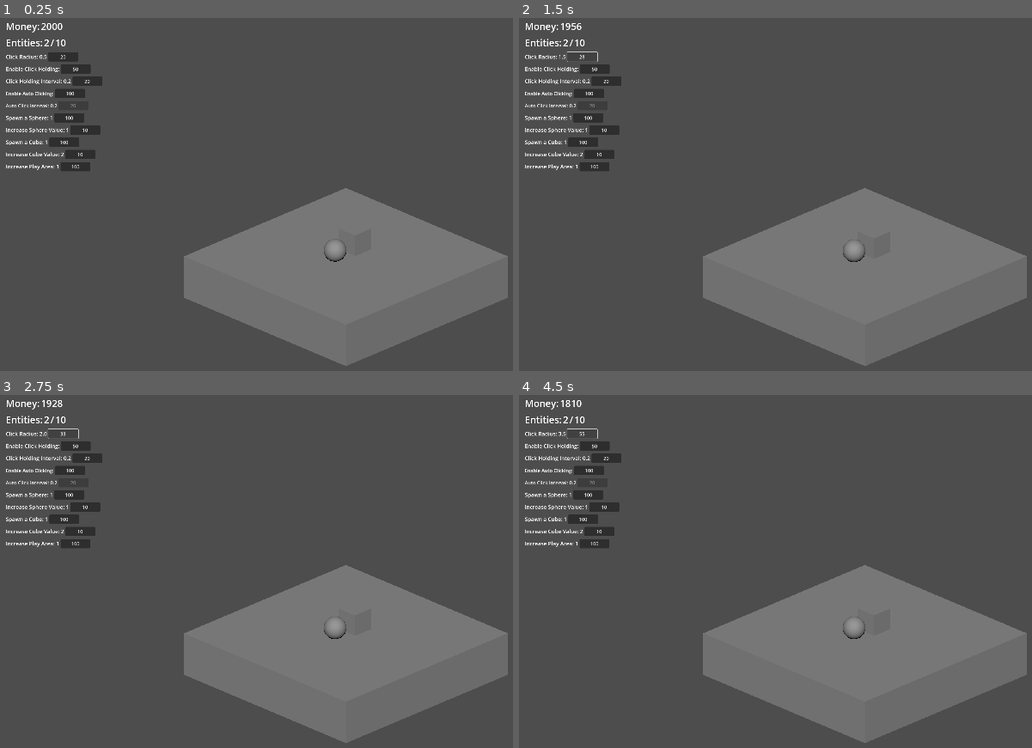
Above: before the commit, frames 1-4 (two rows, left to right).
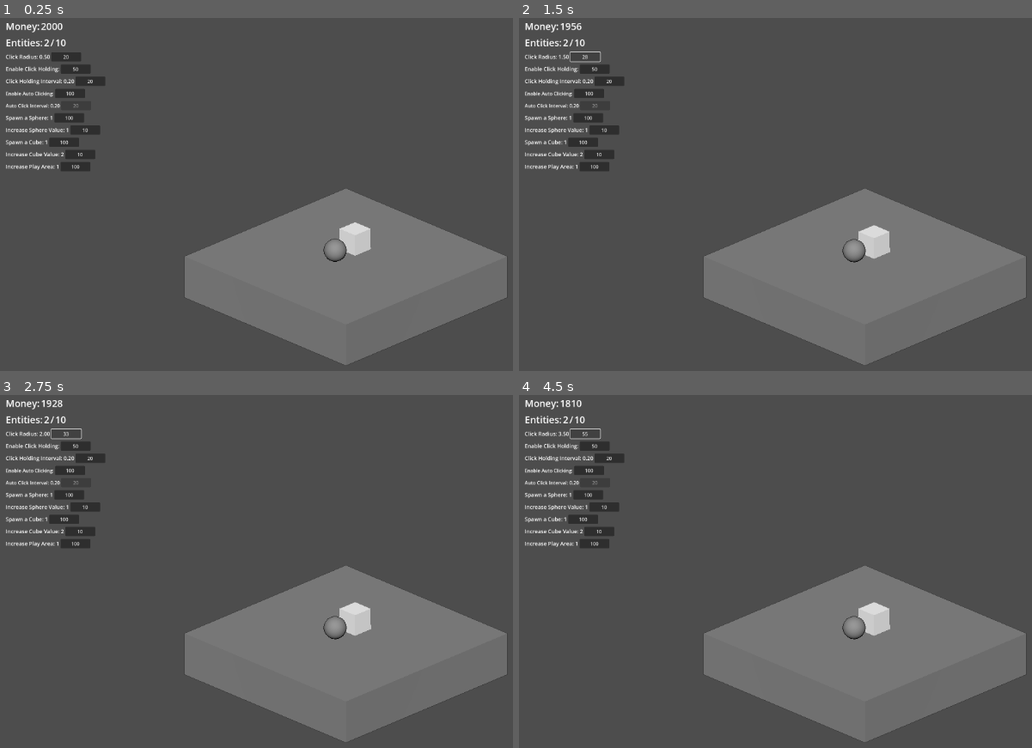
Above: after the commit, the same moments.

Repository: GabrielCirciu/pet-everything
Game: Godot game, scene res://MainScreen.tscn
Two runs of this game, one before a commit and one after it. Both use one fixed random seed, a clock stepped at 60 frames per second and the inputs below.
Inputs:
- Up to frame 1 (0.25 s): no input
- Up to frame 2 (1.5 s): click "20" at 0.5 s; click "24" at 1.25 s
- Up to frame 3 (2.75 s): click "28" at 2 s
- Up to frame 4 (4.5 s): click "33" at 2.75 s; click "39" at 3.5 s; click "46" at 4.25 s

The runs differ from the first frame. In frame 1, 1.5% of the frame differs, in the area x 1-99%, y 1-99%; in frame 2, 1.5%; in frame 3, 1.5%; in frame 4, 1.5%.

Commit message:
Pixel shader and line detection

Diff:
--- a/MainScreen.tscn
+++ b/MainScreen.tscn
@@ -1,11 +1,25 @@
-[gd_scene load_steps=10 format=3 uid="uid://bh7vlix0x2cxc"]
+[gd_scene load_steps=13 format=3 uid="uid://bh7vlix0x2cxc"]
 
 [ext_resource type="Script" uid="uid://ke11qpxkuxhb" path="res://scripts/game_manager.gd" id="1_2u4vx"]
+[ext_resource type="Shader" uid="uid://c81dduwigv7us" path="res://shaders/edge_detection.gdshader" id="1_b26h7"]
 [ext_resource type="Script" uid="uid://cbwem7ro7q515" path="res://scripts/click_manager.gd" id="3_click_manager"]
 [ext_resource type="PackedScene" uid="uid://w6tsy7wijstg" path="res://scenes/clickable_cube.tscn" id="4_7pmop"]
 [ext_resource type="PackedScene" uid="uid://dq0qrrxsaxj6j" path="res://scenes/clickable_sphere.tscn" id="4_453mu"]
 [ext_resource type="Script" uid="uid://banudf2ijx7mn" path="res://scripts/ui_manager.gd" id="4_ui_manager"]
 
+[sub_resource type="QuadMesh" id="QuadMesh_7pmop"]
+flip_faces = true
+size = Vector2(2, 2)
+
+[sub_resource type="ShaderMaterial" id="ShaderMaterial_a8wb5"]
+render_priority = 0
+shader = ExtResource("1_b26h7")
+shader_parameter/lightIntensity = 0.1
+shader_parameter/lineAlpha = 1.0
+shader_parameter/useLighting = true
+shader_parameter/lineHighlight = 0.5
+shader_parameter/lineShadow = 1.0
+
 [sub_resource type="BoxShape3D" id="BoxShape3D_ih8ls"]
 size = Vector3(10, 0.001, 10)
 
@@ -19,8 +33,79 @@
 [sub_resource type="BoxShape3D" id="BoxShape3D_453mu"]
 size = Vector3(10, 10, 0.001)
 
-[node name="GameManager" type="Node3D"]
-script = ExtResource("1_2u4vx")
+[node name="MainScreen" type="Node3D"]
+
+[node name="SubViewportContainer" type="SubViewportContainer" parent="."]
+texture_filter = 1
+anchors_preset = 15
+anchor_right = 1.0
+anchor_bottom = 1.0
+grow_horizontal = 2
+grow_vertical = 2
+stretch = true
+
+[node name="SubViewport" type="SubViewport" parent="SubViewportContainer"]
+handle_input_locally = false
+size = Vector2i(1152, 648)
+render_target_update_mode = 4
+
+[node name="Camera" type="Camera3D" parent="SubViewportContainer/SubViewport"]
+unique_name_in_owner = true
+transform = Transform3D(0.707107, 0.298836, -0.640857, 0, 0.906308, 0.422618, 0.707107, -0.298836, 0.640857, -23.5915, 18.0606, 23.27)
+keep_aspect = 0
+projection = 1
+current = true
+size = 30.0
+
+[node name="MeshInstance3D" type="MeshInstance3D" parent="SubViewportContainer/SubViewport/Camera"]
+extra_cull_margin = 16384.0
+mesh = SubResource("QuadMesh_7pmop")
+surface_material_override/0 = SubResource("ShaderMaterial_a8wb5")
+
+[node name="Entities" type="Node3D" parent="SubViewportContainer/SubViewport"]
+unique_name_in_owner = true
+
+[node name="Cube" parent="SubViewportContainer/SubViewport/Entities" instance=ExtResource("4_7pmop")]
+transform = Transform3D(1, 0, 0, 0, 1, 0, 0, 0, 1, 0.597447, 0.9178, -0.0304158)
+
+[node name="Sphere" parent="SubViewportContainer/SubViewport/Entities" instance=ExtResource("4_453mu")]
+transform = Transform3D(1, 0, 0, 0, 1, 0, 0, 0, 1, -0.669778, 0.798294, 0)
+
+[node name="Environment" type="Node3D" parent="SubViewportContainer/SubViewport"]
+unique_name_in_owner = true
+
+[node name="Floor" type="StaticBody3D" parent="SubViewportContainer/SubViewport/Environment"]
+collision_mask = 0
+
+[node name="CollisionShape3D" type="CollisionShape3D" parent="SubViewportContainer/SubViewport/Environment/Floor"]
+shape = SubResource("BoxShape3D_ih8ls")
+
+[node name="MeshInstance3D" type="MeshInstance3D" parent="SubViewportContainer/SubViewport/Environment/Floor"]
+transform = Transform3D(1, 0, 0, 0, 1, 0, 0, 0, 1, 0, -1, 0)
+mesh = SubResource("BoxMesh_453mu")
+
+[node name="Walls-Invisible" type="StaticBody3D" parent="SubViewportContainer/SubViewport/Environment"]
+collision_layer = 4
+collision_mask = 0
+
+[node name="Right" type="CollisionShape3D" parent="SubViewportContainer/SubViewport/Environment/Walls-Invisible"]
+transform = Transform3D(1, 0, 0, 0, 1, 0, 0, 0, 1, 5, 5, 0)
+shape = SubResource("BoxShape3D_i8u74")
+
+[node name="Left" type="CollisionShape3D" parent="SubViewportContainer/SubViewport/Environment/Walls-Invisible"]
+transform = Transform3D(1, 0, 0, 0, 1, 0, 0, 0, 1, -5, 5, 0)
+shape = SubResource("BoxShape3D_i8u74")
+
+[node name="Back" type="CollisionShape3D" parent="SubViewportContainer/SubViewport/Environment/Walls-Invisible"]
+transform = Transform3D(1, 0, 0, 0, 1, 0, 0, 0, 1, 0, 5, -5)
+shape = SubResource("BoxShape3D_453mu")
+
+[node name="Front" type="CollisionShape3D" parent="SubViewportContainer/SubViewport/Environment/Walls-Invisible"]
+transform = Transform3D(1, 0, 0, 0, 1, 0, 0, 0, 1, 0, 5, 5)
+shape = SubResource("BoxShape3D_453mu")
+
+[node name="DirectionalLight3D" type="DirectionalLight3D" parent="SubViewportContainer/SubViewport"]
+transform = Transform3D(0.671721, 0.47618, -0.567489, 0, 0.766044, 0.642788, 0.740805, -0.431774, 0.514568, 0, 5, 0)
 
 [node name="UIManager" type="Control" parent="."]
 unique_name_in_owner = true
@@ -267,61 +352,13 @@
 layout_mode = 2
 text = "N/A"
 
-[node name="ClickManager" type="Node3D" parent="."]
+[node name="GameManager" type="Node" parent="."]
+unique_name_in_owner = true
+script = ExtResource("1_2u4vx")
+
+[node name="ClickManager" type="Node" parent="."]
 unique_name_in_owner = true
 script = ExtResource("3_click_manager")
-
-[node name="Camera" type="Camera3D" parent="."]
-unique_name_in_owner = true
-transform = Transform3D(0.707107, 0.298836, -0.640856, 0, 0.906308, 0.422618, 0.707107, -0.298836, 0.640856, -23.5915, 18.0606, 23.27)
-keep_aspect = 0
-projection = 1
-size = 30.0
-
-[node name="DirectionalLight3D" type="DirectionalLight3D" parent="."]
-transform = Transform3D(0.671721, 0.47618, -0.567489, 0, 0.766044, 0.642788, 0.740805, -0.431774, 0.514568, 0, 5, 0)
-
-[node name="Entities" type="Node3D" parent="."]
-unique_name_in_owner = true
-
-[node name="Cube" parent="Entities" instance=ExtResource("4_7pmop")]
-transform = Transform3D(1, 0, 0, 0, 1, 0, 0, 0, 1, 0.597447, 0.9178, -0.0304158)
-
-[node name="Sphere" parent="Entities" instance=ExtResource("4_453mu")]
-transform = Transform3D(1, 0, 0, 0, 1, 0, 0, 0, 1, -0.669778, 0.798294, 0)
-
-[node name="Environment" type="Node3D" parent="."]
-unique_name_in_owner = true
-
-[node name="Floor" type="StaticBody3D" parent="Environment"]
-collision_mask = 0
-
-[node name="CollisionShape3D" type="CollisionShape3D" parent="Environment/Floor"]
-shape = SubResource("BoxShape3D_ih8ls")
-
-[node name="MeshInstance3D" type="MeshInstance3D" parent="Environment/Floor"]
-transform = Transform3D(1, 0, 0, 0, 1, 0, 0, 0, 1, 0, -1, 0)
-mesh = SubResource("BoxMesh_453mu")
-
-[node name="Walls-Invisible" type="StaticBody3D" parent="Environment"]
-collision_layer = 4
-collision_mask = 0
-
-[node name="Right" type="CollisionShape3D" parent="Environment/Walls-Invisible"]
-transform = Transform3D(1, 0, 0, 0, 1, 0, 0, 0, 1, 5, 5, 0)
-shape = SubResource("BoxShape3D_i8u74")
-
-[node name="Left" type="CollisionShape3D" parent="Environment/Walls-Invisible"]
-transform = Transform3D(1, 0, 0, 0, 1, 0, 0, 0, 1, -5, 5, 0)
-shape = SubResource("BoxShape3D_i8u74")
-
-[node name="Back" type="CollisionShape3D" parent="Environment/Walls-Invisible"]
-transform = Transform3D(1, 0, 0, 0, 1, 0, 0, 0, 1, 0, 5, -5)
-shape = SubResource("BoxShape3D_453mu")
-
-[node name="Front" type="CollisionShape3D" parent="Environment/Walls-Invisible"]
-transform = Transform3D(1, 0, 0, 0, 1, 0, 0, 0, 1, 0, 5, 5)
-shape = SubResource("BoxShape3D_453mu")
 
 [connection signal="pressed" from="UIManager/HorizontalSplit/ClickRadius/ClickRadiusButton" to="UIManager" method="_on_click_radius_button_pressed"]
 [connection signal="pressed" from="UIManager/HorizontalSplit/ClickHoldEnable/ClickHoldEnableButton" to="UIManager" method="_on_click_hold_enable_button_pressed"]
--- a/scenes/clickable_cube.tscn
+++ b/scenes/clickable_cube.tscn
@@ -1,8 +1,11 @@
-[gd_scene load_steps=3 format=3 uid="uid://w6tsy7wijstg"]
+[gd_scene load_steps=4 format=3 uid="uid://w6tsy7wijstg"]
 
 [sub_resource type="BoxShape3D" id="BoxShape3D_myowh"]
 
+[sub_resource type="StandardMaterial3D" id="StandardMaterial3D_myowh"]
+
 [sub_resource type="BoxMesh" id="BoxMesh_83nug"]
+material = SubResource("StandardMaterial3D_myowh")
 
 [node name="Cube" type="RigidBody3D" groups=["cube", "spawned_entities"]]
 collision_layer = 2
--- a/scripts/click_manager.gd
+++ b/scripts/click_manager.gd
@@ -1,4 +1,4 @@
-extends Node3D
+extends Node
 
 # References
 var camera
--- a/scripts/game_manager.gd
+++ b/scripts/game_manager.gd
@@ -7,7 +7,7 @@
 - Managing the game loop (i.e. A Pause Menu, starting, pausing, saving, loading, etc., not implemented yet)
 """
 
-extends Node3D
+extends Node
 
 var entities
 var environment
--- a/scripts/ui_manager.gd
+++ b/scripts/ui_manager.gd
@@ -1,87 +1,87 @@
 extends Control
 
 # References to other parts of the game
-var game_manager
-var click_manager
+var game_manager: Node
+var click_manager: Node
 
 # Stats
-var money_label
-var entity_count_label
-var entity_limit_label
-var entity_limit_increase = 2
-var money = 2000
+var money_label: Label
+var entity_count_label: Label
+var entity_limit_label: Label
+var entity_limit_increase: int = 2
+var money: int = 2000
 
 # Upgrades
 
 # Clicking
-var click_radius_label
-var click_radius_button
-var click_radius_increase = 0.5
-var click_radius_cost = 20
-var click_radius_cost_multiplier = 1.2
+var click_radius_label: Label
+var click_radius_button: Button
+var click_radius_increase: float = 0.5
+var click_radius_cost: int = 20
+var click_radius_cost_multiplier: float = 1.2
 
 # Holding
-var click_hold_enable_button
-var click_hold_enable_button_disabled = false
-var click_hold_enable_cost = 50
-var click_hold_interval_label
-var click_hold_interval_button
-var click_hold_interval_button_disabled = false
-var click_hold_interval_increase = 0.95
-var click_hold_interval_cost = 20
-var click_hold_interval_cost_multiplier = 1.2
+var click_hold_enable_button: Button
+var click_hold_enable_button_disabled: bool = false
+var click_hold_enable_cost: int = 50
+var click_hold_interval_label: Label
+var click_hold_interval_button: Button
+var click_hold_interval_button_disabled: bool = false
+var click_hold_interval_increase: float = 0.95
+var click_hold_interval_cost: int = 20
+var click_hold_interval_cost_multiplier: float = 1.2
 
 # Auto Clicking
-var auto_click_enable_button
-var auto_click_interval_label
-var auto_click_interval_button
-var auto_click_enable_button_disabled = false
-var auto_click_enable_cost = 100
-var auto_click_interval_button_disabled = true
-var auto_click_interval_increase = 0.95
-var auto_click_interval_cost = 20
-var auto_click_interval_cost_multiplier = 1.2
+var auto_click_enable_button: Button
+var auto_click_interval_label: Label
+var auto_click_interval_button: Button
+var auto_click_enable_button_disabled: bool = false
+var auto_click_enable_cost: int = 100
+var auto_click_interval_button_disabled: bool = true
+var auto_click_interval_increase: float = 0.95
+var auto_click_interval_cost: int = 20
+var auto_click_interval_cost_multiplier: float = 1.2
 
 # Spheres
-var spawn_sphere_label
-var spawn_sphere_button
-var increase_sphere_reward_label
-var increase_sphere_reward_button
-var sphere_count = 1
-var spawn_sphere_cost = 100
-var spawn_sphere_cost_multiplier = 1.2
-var sphere_reward = 1
-var sphere_reward_increase = 1
-var sphere_reward_increase_cost = 10
-var sphere_reward_increase_cost_multiplier = 1.2
+var spawn_sphere_label: Label
+var spawn_sphere_button: Button
+var increase_sphere_reward_label: Label
+var increase_sphere_reward_button: Button
+var sphere_count: int = 1
+var spawn_sphere_cost: int = 100
+var spawn_sphere_cost_multiplier: float = 1.2
+var sphere_reward: int = 1
+var sphere_reward_increase: int = 1
+var sphere_reward_increase_cost: int = 10
+var sphere_reward_increase_cost_multiplier: float = 1.2
 
 # Cubes
-var spawn_cube_label
-var spawn_cube_button
-var increase_cube_reward_label
-var increase_cube_reward_button
-var cube_count = 1
-var spawn_cube_cost = 100
-var spawn_cube_cost_multiplier = 1.2
-var cube_reward = 2
-var cube_reward_increase = 2
-var cube_reward_increase_cost = 10
-var cube_reward_increase_cost_multiplier = 1.2
+var spawn_cube_label: Label
+var spawn_cube_button: Button
+var increase_cube_reward_label: Label
+var increase_cube_reward_button: Button
+var cube_count: int = 1
+var spawn_cube_cost: int = 100
+var spawn_cube_cost_multiplier: float = 1.2
+var cube_reward: int = 2
+var cube_reward_increase: int = 2
+var cube_reward_increase_cost: int = 10
+var cube_reward_increase_cost_multiplier: float = 1.2
 
 # Increase Play Area
-var increase_play_area_label
-var increase_play_area_button
-var increase_play_area_increase = 2
-var increase_play_area_cost = 100
-var increase_play_area_cost_multiplier = 1.2
+var increase_play_area_label: Label
+var increase_play_area_button: Button
+var increase_play_area_increase: int = 2
+var increase_play_area_cost: int = 100
+var increase_play_area_cost_multiplier: float = 1.2
 
 
 func _ready() -> void:
 	# Dependencies
-	game_manager = get_parent()
+	game_manager = $%GameManager
 	click_manager = $%ClickManager
 
-	# Stats
+	# Main Stats
 	money_label = $%MoneyLabel
 	money_label.text = str(money)
 	entity_count_label = $%EntityCountLabel
@@ -91,7 +91,7 @@
 
 	# Clicking
 	click_radius_label = $%ClickRadiusLabel
-	click_radius_label.text = str(click_manager.click_radius)
+	click_radius_label.text = "%0.2f" % click_manager.get_click_radius()
 	click_radius_button = $%ClickRadiusButton
 	click_radius_button.text = str(click_radius_cost)
 
@@ -99,7 +99,7 @@
 	click_hold_enable_button = $%ClickHoldEnableButton
 	click_hold_enable_button.text = str(click_hold_enable_cost)
 	click_hold_interval_label = $%ClickHoldIntervalLabel
-	click_hold_interval_label.text = str(click_manager.click_hold_interval)
+	click_hold_interval_label.text = "%0.2f" % click_manager.get_click_hold_interval()
 	click_hold_interval_button = $%ClickHoldIntervalButton
 	click_hold_interval_button.text = str(click_hold_interval_cost)
 
@@ -107,7 +107,7 @@
 	auto_click_enable_button = $%AutoClickEnableButton
 	auto_click_enable_button.text = str(auto_click_enable_cost)
 	auto_click_interval_label = $%AutoClickIntervalLabel
-	auto_click_interval_label.text = str(click_manager.get_auto_click_interval())
+	auto_click_interval_label.text = "%0.2f" % click_manager.get_auto_click_interval()
 	auto_click_interval_button = $%AutoClickIntervalButton
 	auto_click_interval_button.text = str(auto_click_interval_cost)
 
@@ -169,7 +169,7 @@
 	if money >= click_radius_cost:
 		money -= click_radius_cost
 		click_manager.increase_click_radius(click_radius_increase)
-		click_radius_label.text = str(snapped(click_manager.get_click_radius(), 0.01))
+		click_radius_label.text = "%0.2f" % click_manager.get_click_radius()
 		click_radius_cost = int(click_radius_cost * click_radius_cost_multiplier)
 		click_radius_button.text = str(click_radius_cost)
 		update_labels()
@@ -188,7 +188,7 @@
 	if money >= click_hold_interval_cost:
 		money -= click_hold_interval_cost
 		click_manager.increase_click_hold_interval(click_hold_interval_increase)
-		click_hold_interval_label.text = str(snapped(click_manager.get_click_hold_interval(), 0.01))
+		click_hold_interval_label.text = "%0.2f" % click_manager.get_click_hold_interval()
 		click_hold_interval_cost = int(click_hold_interval_cost * click_hold_interval_cost_multiplier)
 		click_hold_interval_button.text = str(click_hold_interval_cost)
 		update_labels()
@@ -219,7 +219,7 @@
 	if money >= auto_click_interval_cost:
 		money -= auto_click_interval_cost
 		click_manager.increase_auto_click_interval(auto_click_interval_increase)
-		auto_click_interval_label.text = str(snapped(click_manager.get_auto_click_interval(), 0.01))
+		auto_click_interval_label.text = "%0.2f" % click_manager.get_auto_click_interval()
 		auto_click_interval_cost = int(auto_click_interval_cost * auto_click_interval_cost_multiplier)
 		auto_click_interval_button.text = str(auto_click_interval_cost)
 		update_labels()
--- /dev/null
+++ b/shaders/edge_detection.gdshader
@@ -0,0 +1,114 @@
+shader_type spatial;
+render_mode specular_disabled, ambient_light_disabled;
+
+uniform sampler2D DEPTH_TEXTURE : hint_depth_texture, filter_linear_mipmap;
+uniform sampler2D SCREEN_TEXTURE : hint_screen_texture, filter_nearest;
+// uniform sampler2D NORMAL_TEXTURE : hint_normal_roughness_texture, filter_nearest;
+uniform sampler2D NORMAL_TEXTURE : hint_default_white, filter_nearest;
+uniform float lightIntensity = 1.25;
+uniform float lineAlpha = 0.7;
+uniform bool useLighting = true;
+uniform float lineHighlight = 0.2;
+uniform float lineShadow = 0.55;
+
+varying vec2 screenUV;
+varying float lineMask;
+
+
+float GetLinearDepth(vec2 sUV, sampler2D depthTexture, mat4 invProjectionMat, float mask){
+	// Raw depth to linear depth code from:
+	// https://docs.godotengine.org/en/4.2/tutorials/shaders/advanced_postprocessing.html
+	float depth = texture(depthTexture, sUV).x * mask;
+	vec3 ndc = vec3(sUV * 2.0 - 1.0, depth);
+    vec4 view = invProjectionMat * vec4(ndc, 1.0);
+	view.xyz /= view.w;
+	return -view.z;
+}
+
+vec3 GetNormal(vec2 uv, sampler2D normalTexture, float mask){
+	vec3 normal = texture(normalTexture, uv).rgb;
+	normal = normal * 2.0 - 1.0 * mask;
+	return normal;
+}
+
+float NormalEdgeIndicator(vec3 normalEdgeBias, vec3 normal, vec3 neighborNormal, float depthDiff){
+	//From Kody King: https://threejs.org/examples/webgl_postprocessing_pixel.html
+	float normalDiff = dot(normal - neighborNormal, normalEdgeBias);
+	float normalIndicator = clamp(smoothstep(-.01, .01, normalDiff), 0.0, 1.0);
+	float depthIndicator = clamp(sign(depthDiff * .25 + .0025), 0.0, 1.0);
+	return (1.0 - dot(normal, neighborNormal)) * depthIndicator * normalIndicator;
+}
+
+void vertex(){
+  POSITION = vec4(VERTEX.xy, 1.0, 1.0);
+}
+
+void fragment() {
+	vec2 texelSize = 1.0 / VIEWPORT_SIZE.xy;
+	screenUV = SCREEN_UV;
+
+	// UV offsets
+	vec2 UVOffsets[4];
+	UVOffsets[0] = SCREEN_UV + vec2(0.0, -1.0) * texelSize;
+	UVOffsets[1] = SCREEN_UV + vec2(0.0, 1.0) * texelSize;
+	UVOffsets[2] = SCREEN_UV + vec2(1.0, 0.0) * texelSize;
+	UVOffsets[3] = SCREEN_UV + vec2(-1.0, 0.0) * texelSize;
+
+	// Using alpha channel (screen roughness) to mask objects to not receive outlines
+	float outlineMask = texture(NORMAL_TEXTURE, SCREEN_UV).a;
+	outlineMask = floor(outlineMask);
+
+	// Roberts Cross edge detection
+	// Edge detection with Depth
+	float depthDiff = 0.0;
+	float negDepthDiff = 0.7;
+	float depth = GetLinearDepth(SCREEN_UV, DEPTH_TEXTURE, INV_PROJECTION_MATRIX, outlineMask);
+
+	for (int i = 0; i < UVOffsets.length(); i++){
+		float dOff = GetLinearDepth(UVOffsets[i],DEPTH_TEXTURE, INV_PROJECTION_MATRIX, outlineMask);
+		depthDiff += clamp(dOff - depth, 0.0, 1.0);
+		negDepthDiff += depth - dOff;
+	}
+	negDepthDiff = clamp(negDepthDiff, 0.0, 1.0);
+	negDepthDiff = clamp(smoothstep(0.9, 1.0, negDepthDiff) * 10.0 , 0.0, 1.0);
+	depthDiff = smoothstep(0.2, 0.3, depthDiff);
+
+	// Edge detection with Normals
+	float normalDiff = 0.;
+	vec3 normalEdgeBias = (vec3(1.0, 1.0, 1.0));
+	vec3 normal = GetNormal(SCREEN_UV, NORMAL_TEXTURE, outlineMask);
+
+	for (int i = 0; i < UVOffsets.length(); i++){
+		vec3 nOff = GetNormal(UVOffsets[i],NORMAL_TEXTURE, outlineMask);
+		normalDiff += NormalEdgeIndicator(normalEdgeBias, normal, nOff, depthDiff);
+	}
+	normalDiff = smoothstep(0.5, 0.9, normalDiff);
+	normalDiff = clamp(normalDiff - negDepthDiff, 0.0, 1.0);
+
+
+	ALBEDO = texture(SCREEN_TEXTURE, SCREEN_UV).rgb;
+	lineMask = clamp(0.1, lineAlpha, (depthDiff + normalDiff * 5.0));
+
+	if (!useLighting){
+		ALBEDO += clamp((normalDiff - depthDiff), 0.0, 1.0) * lineHighlight;
+		ALBEDO -= ALBEDO * depthDiff * lineShadow;
+	}
+	//ALBEDO -= lineMask;
+}
+
+void light (){
+	if (useLighting){
+		vec4 normal = texture(NORMAL_TEXTURE, screenUV);
+		normal = normal * 2.0 - 1.0;
+
+		// Calculate light direction
+		float dotNL = dot(normal.rgb, LIGHT);
+		dotNL = pow(dotNL, 2.5);
+		dotNL = clamp(dotNL, 0.0, 1.0);
+
+		if(LIGHT_IS_DIRECTIONAL)
+			DIFFUSE_LIGHT += mix(vec3(1.0), dotNL * LIGHT_COLOR * lightIntensity, lineMask);
+	}
+	else
+		DIFFUSE_LIGHT = vec3(1.0);
+}
Not shown, added: shaders/edge_detection.gdshader.uid
